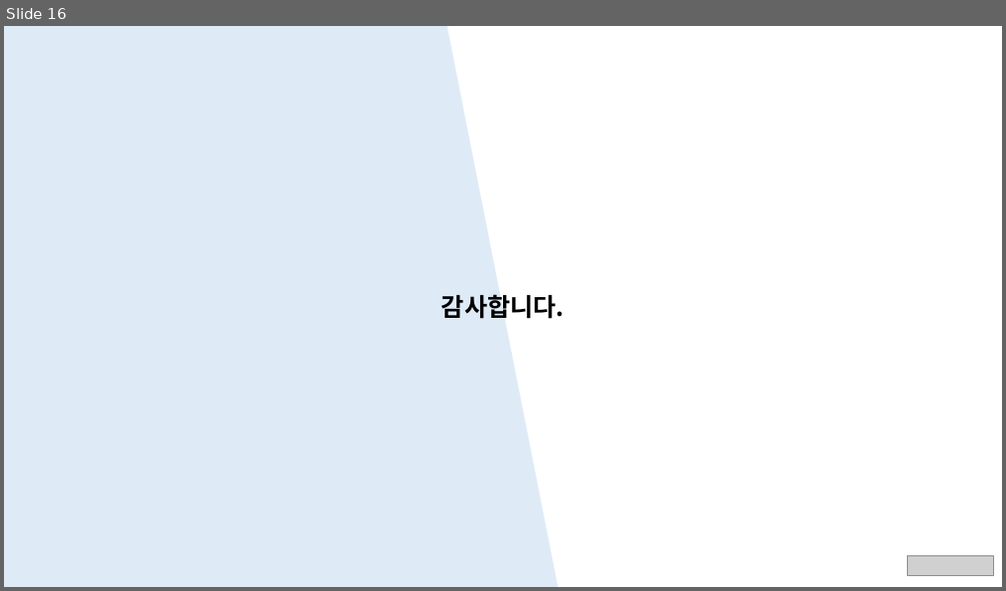
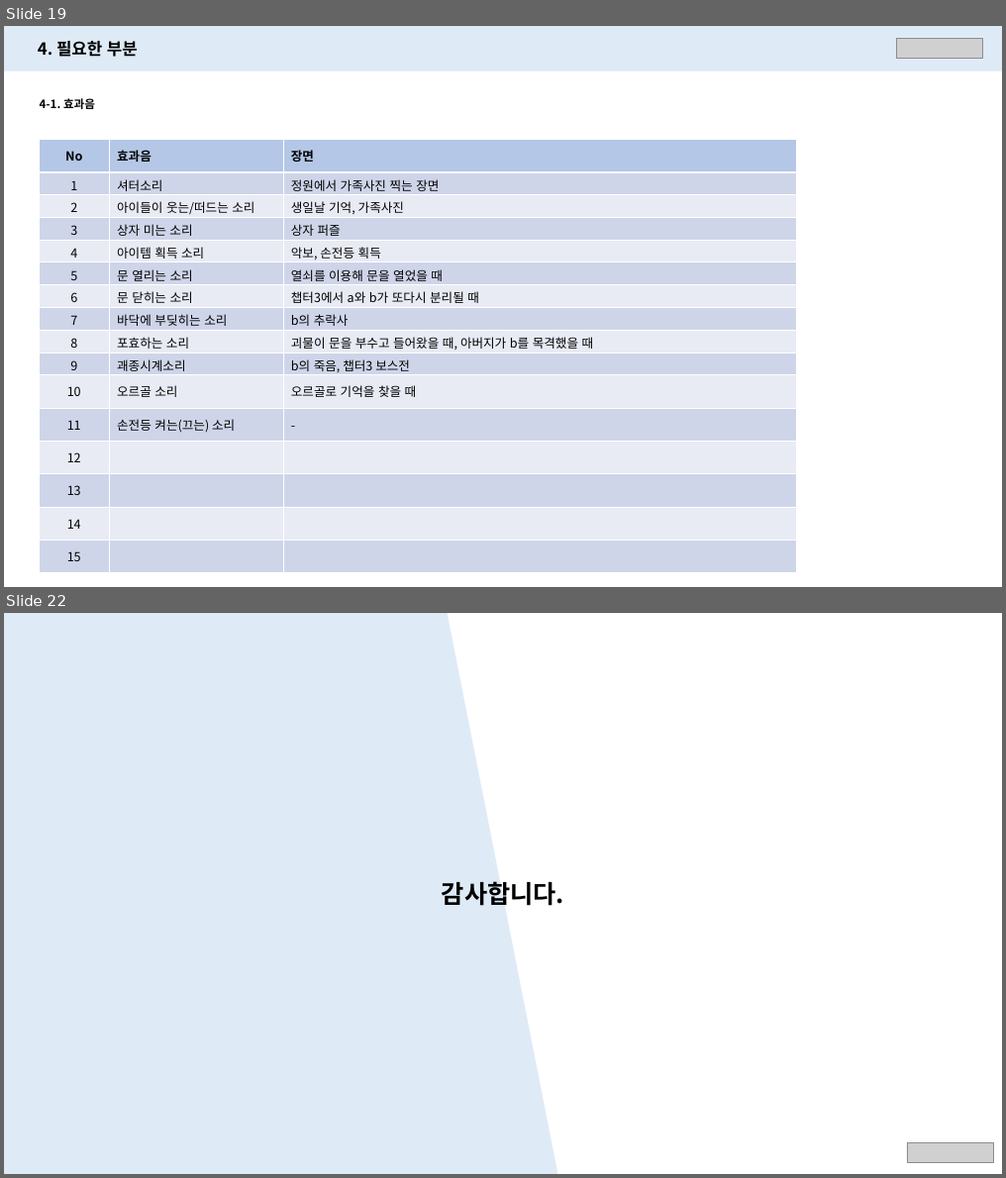
Before and after one commit to PerfectEgg/-Receivers, a slide deck: Doc/Story/캐릭터 설정_v1.02.pptx. Shown one above the other, each under a label of ours: slide 16 before the commit, slides 19 and 22 after it; the slides between them are not shown. The pictures are 1006x591 and 1006x1178 pixels, drawn with LibreOffice and Linux fonts; fonts in the diff are those of the drawing; grey boxes stand for pictures. Boxes give left, top, right and bottom in pixels: in the first picture for what was removed or moved away, otherwise in the second. Text is boxed around its words. In the diff, an @@ line names an element or a change of style, - is before the commit and + after.

```diff
--- a/Doc/Story/캐릭터 설정_v1.02.pptx
+++ b/Doc/Story/캐릭터 설정_v1.02.pptx
@@ slide 19 added at box(4, 26, 1002, 587), background #FFFFFF @@
@@ rectangle added at box(4, 26, 1002, 71), fill #DEEBF7 @@
@@ text added at box(38, 41, 138, 57), 16 pt, text #000000, bold @@
+4. 필요한 부분
@@ picture added at box(896, 39, 983, 59) @@
@@ text added at box(40, 98, 95, 109), 11 pt, text #000000, bold @@
+4-1. 효과음
@@ table added at box(39, 139, 796, 570), 16 rows, 3 columns @@
+No | 효과음 | 장면
+1 | 셔터소리 | 정원에서 가족사진 찍는 장면
+2 | 아이들이 웃는/떠드는 소리 | 생일날 기억, 가족사진
+3 | 상자 미는 소리 | 상자 퍼즐
+4 | 아이템 획득 소리 | 악보, 손전등 획득
+5 | 문 열리는 소리 | 열쇠를 이용해 문을 열었을 때
+6 | 문 닫히는 소리 | 챕터3에서 a와 b가 또다시 분리될 때
+7 | 바닥에 부딪히는 소리 | b의 추락사
+8 | 포효하는 소리 | 괴물이 문을 부수고 들어왔을 때, 아버지가 b를 목격했을 때
+9 | 괘종시계소리 | b의 죽음, 챕터3 보스전
+10 | 오르골 소리 | 오르골로 기억을 찾을 때
+11 | 손전등 켜는(끄는) 소리 | -
+12 |  | 
+13 |  | 
+14 |  | 
+15 |  | 
@@ what was slide 16 is now slide 22 @@
```
Also in this commit, not shown: 6 slides changed, 5 other slides added.
